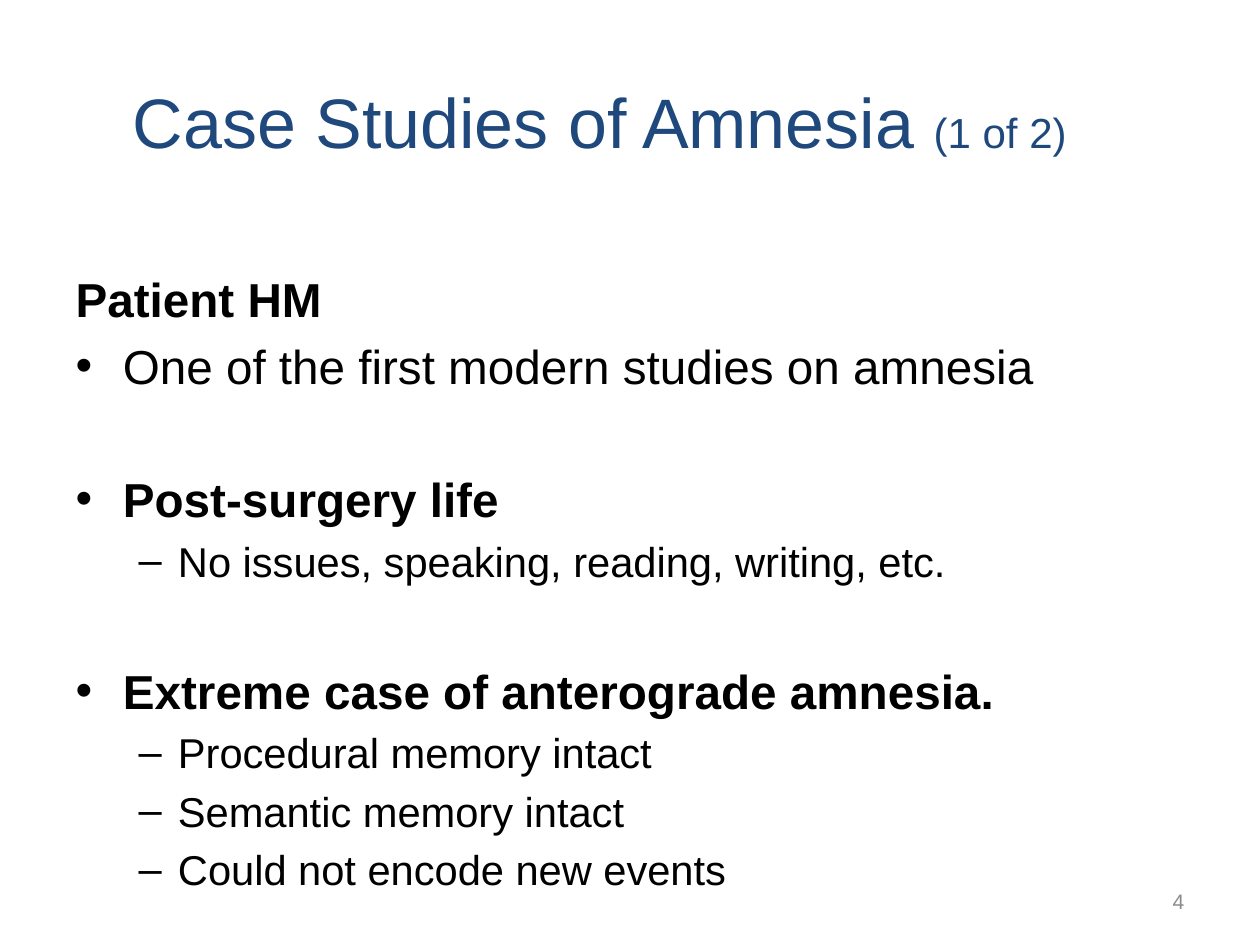
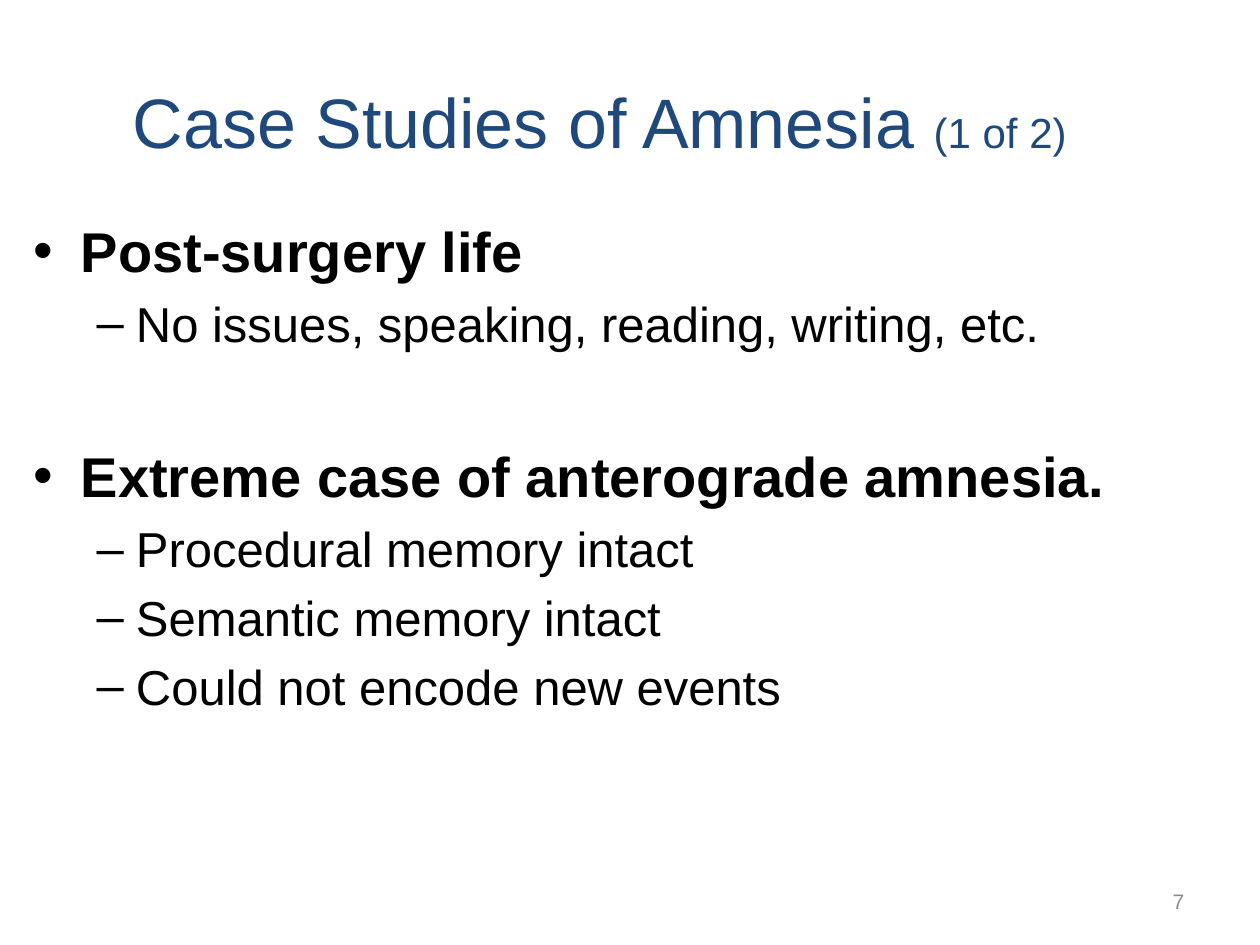
Before and after one commit to npm27/Teaching-Materials, a slide deck: slide 7 of Memory/Slides/Chapter 10.PPTX (slide 4 before the commit). Drawn at 1260x945 pixels with LibreOffice and Linux fonts; fonts in the diff are those of the drawing. Boxes give left, top, right and bottom in pixels: in the first picture for what was removed or moved away, otherwise in the second. Text is boxed around its words. In the diff, an @@ line names an element or a change of style, - is before the commit and + after.

```diff
--- a/Memory/Slides/Chapter 10.PPTX
+++ b/Memory/Slides/Chapter 10.PPTX
@@ text "Post-surgery life": place and size @@
-text "Post-surgery life" at [76,282,1033,886]
+text "Post-surgery life" at [81,231,1105,706]
@@ text "Post-surgery life" at [81,231,1105,706]: size 27.2 to 32 pt in "Post-surgery life", "Extreme case of anterograde amnesia."; size 23.8 to 28 pt in "No issues, speaking, reading, writing, etc.", "Procedural memory intact", "Semantic memory intact", "Could not encode new events" @@
@@ text at [76,282,1033,385]: paragraphs removed @@
-Patient HM
-• One of the first modern studies on amnesia
@@ page number at [1173,894,1185,909]: text changed @@
-4
+7
```
Also in this commit, not shown: 2 other slides changed, 11 slides added.
